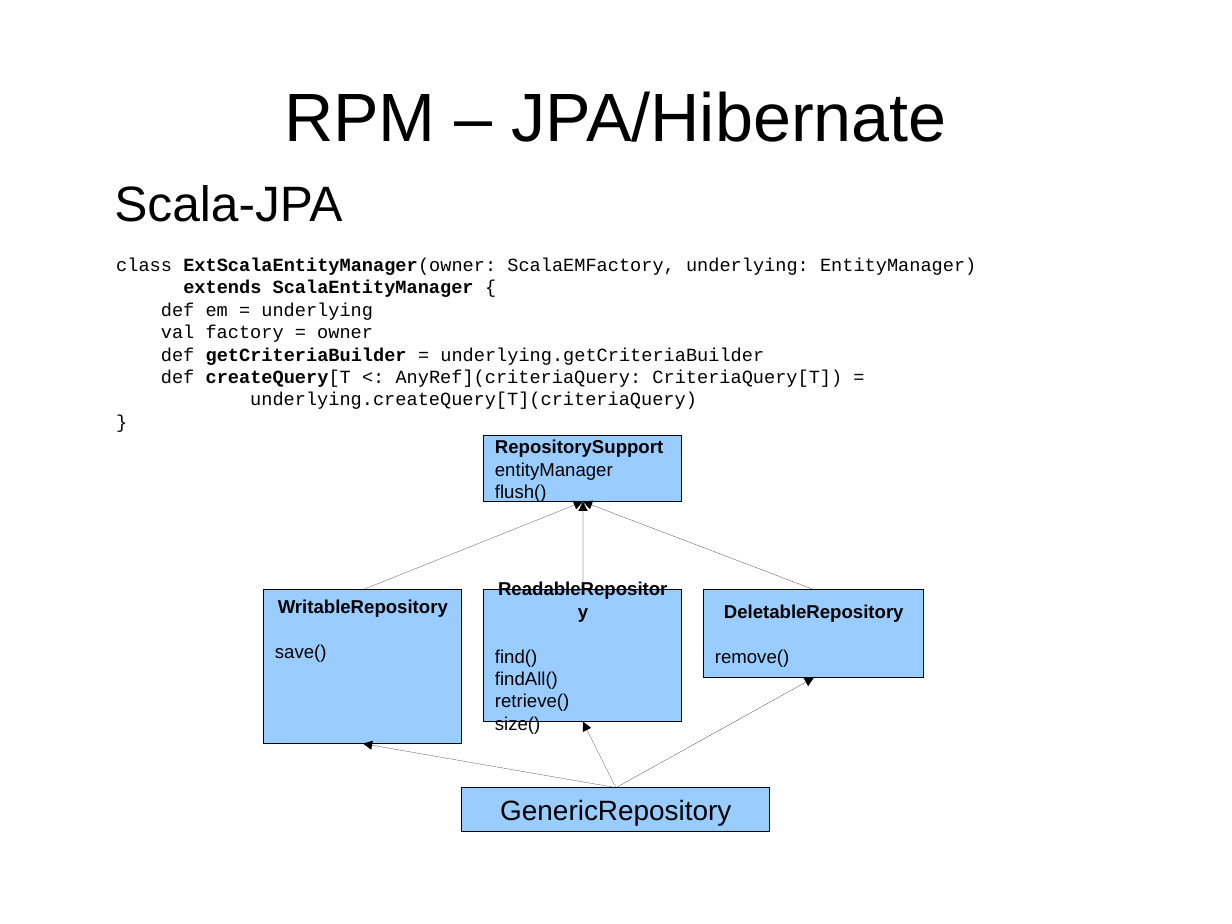
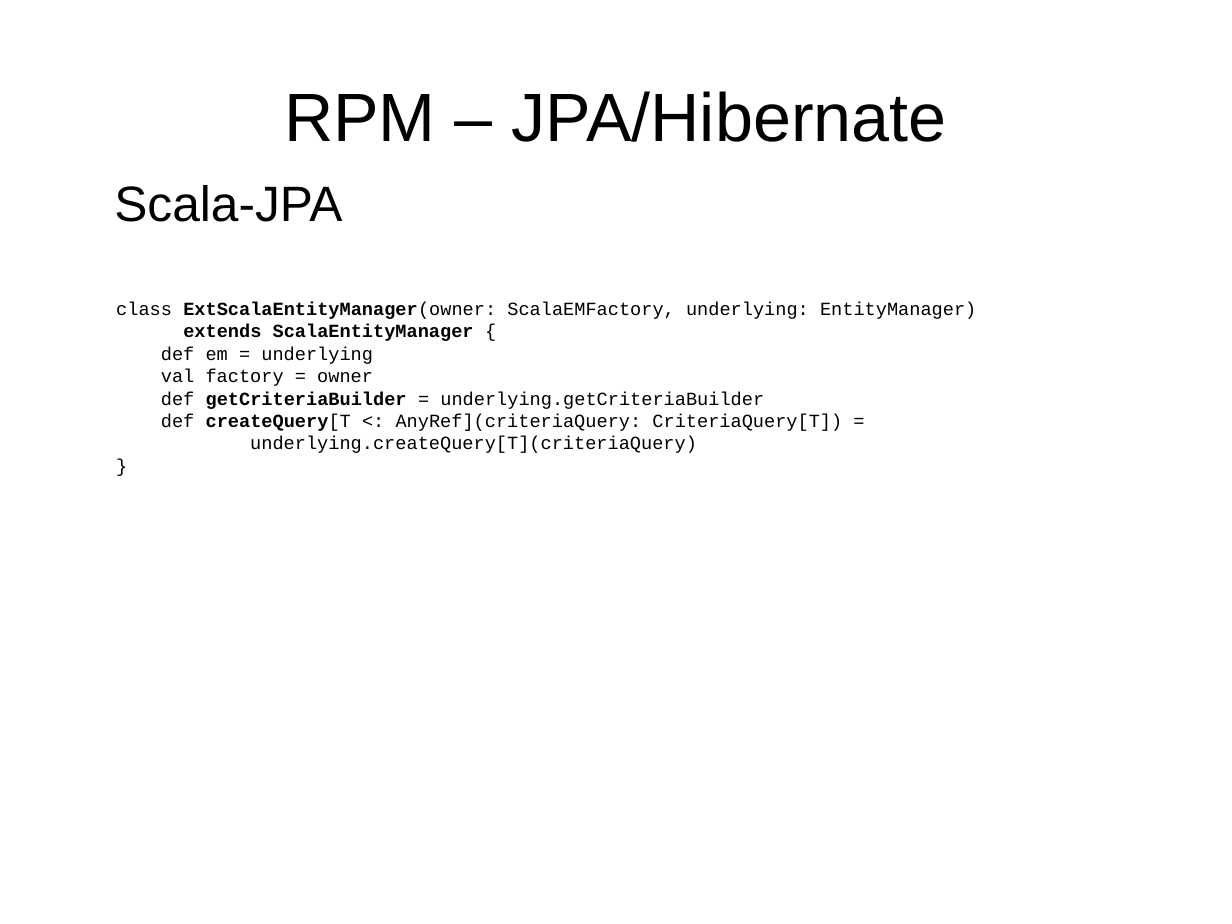
Before and after one commit to andreak/slol-2011, a slide deck: slide 23 of Scala-LiftOff-2011-lift-from-jee-perspective.odp (slide 24 before the commit). Drawn at 1232x924 pixels with LibreOffice and Linux fonts; fonts in the diff are those of the drawing. Boxes give left, top, right and bottom in pixels: in the first picture for what was removed or moved away, otherwise in the second. Text is boxed around its words. In the diff, an @@ line names an element or a change of style, - is before the commit and + after.

```diff
--- a/Scala-LiftOff-2011-lift-from-jee-perspective.odp
+++ b/Scala-LiftOff-2011-lift-from-jee-perspective.odp
@@ text "class ExtScalaEntityManager(owner: ScalaEMFactory, underlyin ...": place and size @@
-text "class ExtScalaEntityManager(owner: ScalaEMFactory, underlyin ..." at <box>116,258,976,409</box>
+text "class ExtScalaEntityManager(owner: ScalaEMFactory, underlyin ..." at <box>116,302,976,453</box>
@@ rectangle removed at <box>484,436,682,502</box> @@
-RepositorySupport
-entityManager
-flush()
@@ arrow removed from (363, 590) to (584, 502) @@
@@ arrow removed from (584, 590) to (584, 502) @@
@@ arrow removed from (814, 590) to (584, 502) @@
@@ rectangle removed at <box>264,590,462,745</box> @@
-WritableRepository
-save()
@@ rectangle removed at <box>484,590,682,722</box> @@
-ReadableRepository
-find()
-findAll()
-retrieve()
-size()
@@ rectangle removed at <box>704,590,925,679</box> @@
-DeletableRepository
-remove()
@@ arrow removed from (616, 788) to (814, 677) @@
@@ arrow removed from (616, 788) to (363, 743) @@
@@ arrow removed from (616, 788) to (584, 722) @@
@@ rectangle removed at <box>462,788,770,832</box> @@
-GenericRepository
```
Also in this commit, not shown: 7 other slides changed, 2 slides added, 1 slide removed.
